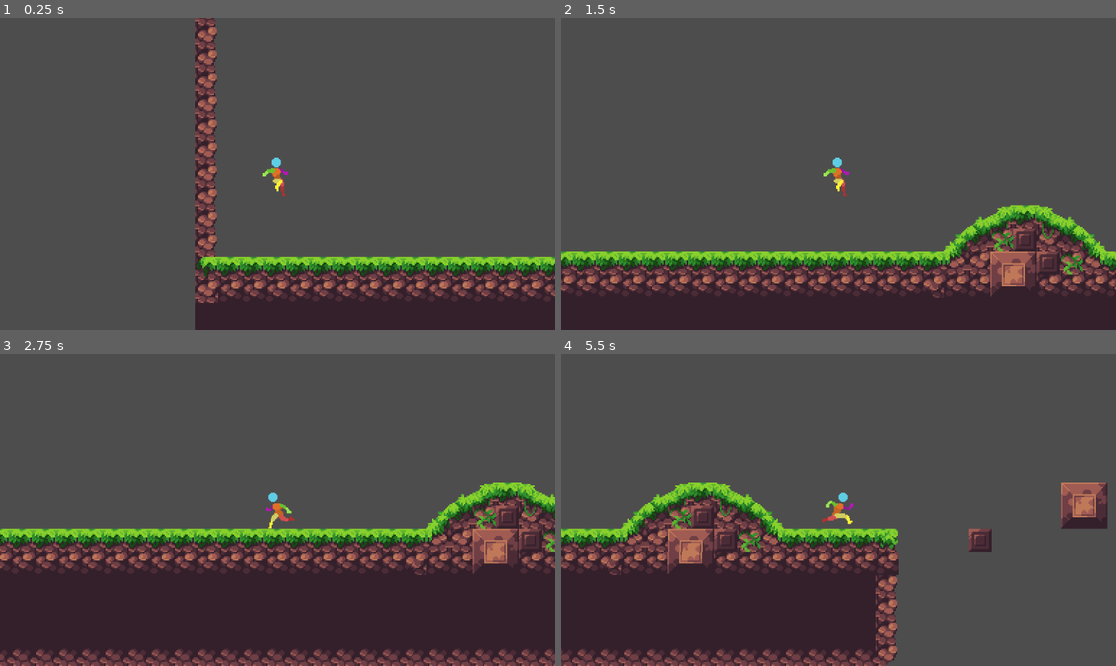
Above: before the commit, frames 1-4 (two rows, left to right).
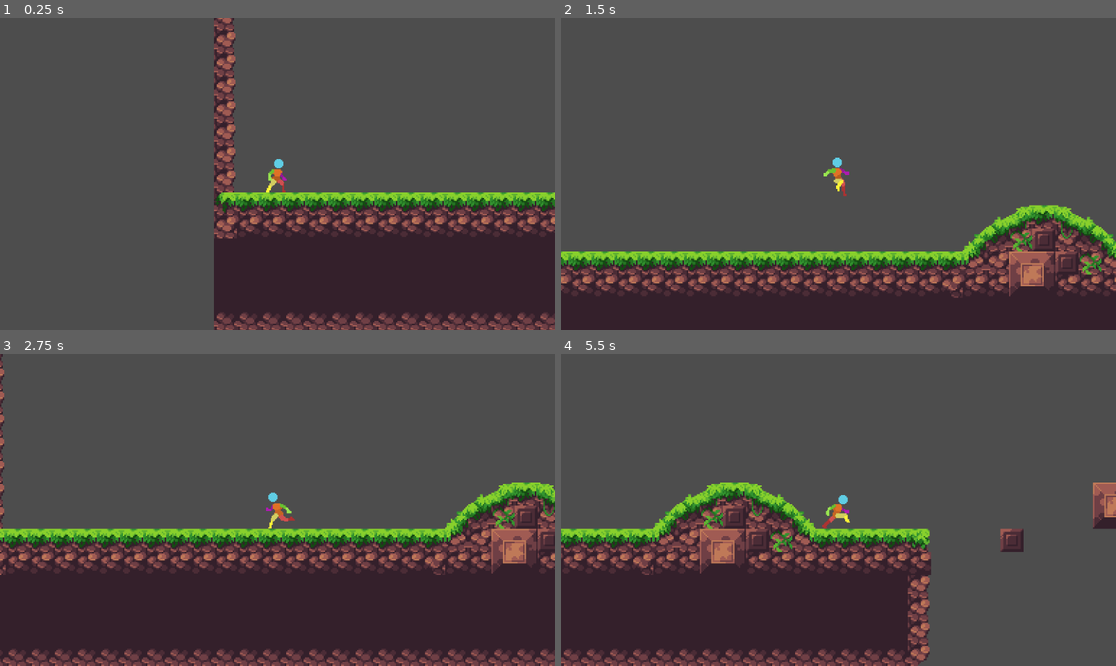
Above: after the commit, the same moments.

Repository: Zonnap/VivisAdventure
Game: Godot game, scene res://levels/PlayerTestingLevel.tscn
The game is run twice, just before and just after one commit, with the same random seed, the same clock (stepped at 60 frames per second) and the same inputs.
Inputs:
- Up to frame 1 (0.25 s): no input
- Up to frame 2 (1.5 s): hold D (move_right) from 0.53 s (still down); tap Space (jump) at 0.77 s
- Up to frame 3 (2.75 s): tap Space (jump) at 1.52 s; release D (move_right) at 2.03 s; hold A (move_left) from 2.03 s (still down)
- Up to frame 4 (5.5 s): release A (move_left) at 2.78 s; hold D (move_right) 2.78-4.28 s; tap Space (jump) at 3.02, 3.77, 4.52 s; hold A (move_left) 4.28-5.03 s; hold D (move_right) from 5.03 s (still down)

The runs differ from the first frame. In frame 1, 25% of the frame differs, in the area x 35-100%, y 0-100%; in frame 2, 11%; in frame 3, 13%; in frame 4, 16%.

Commit message:
Update PlayerTestingLevel.tscn

Diff:
--- a/Vivis/levels/PlayerTestingLevel.tscn
+++ b/Vivis/levels/PlayerTestingLevel.tscn
@@ -1288,4 +1288,4 @@
 metadata/_edit_lock_ = true
 
 [node name="PlayerChracter" parent="." instance=ExtResource("2_j6t1h")]
-position = Vector2(57, 278)
+position = Vector2(44, 339)
